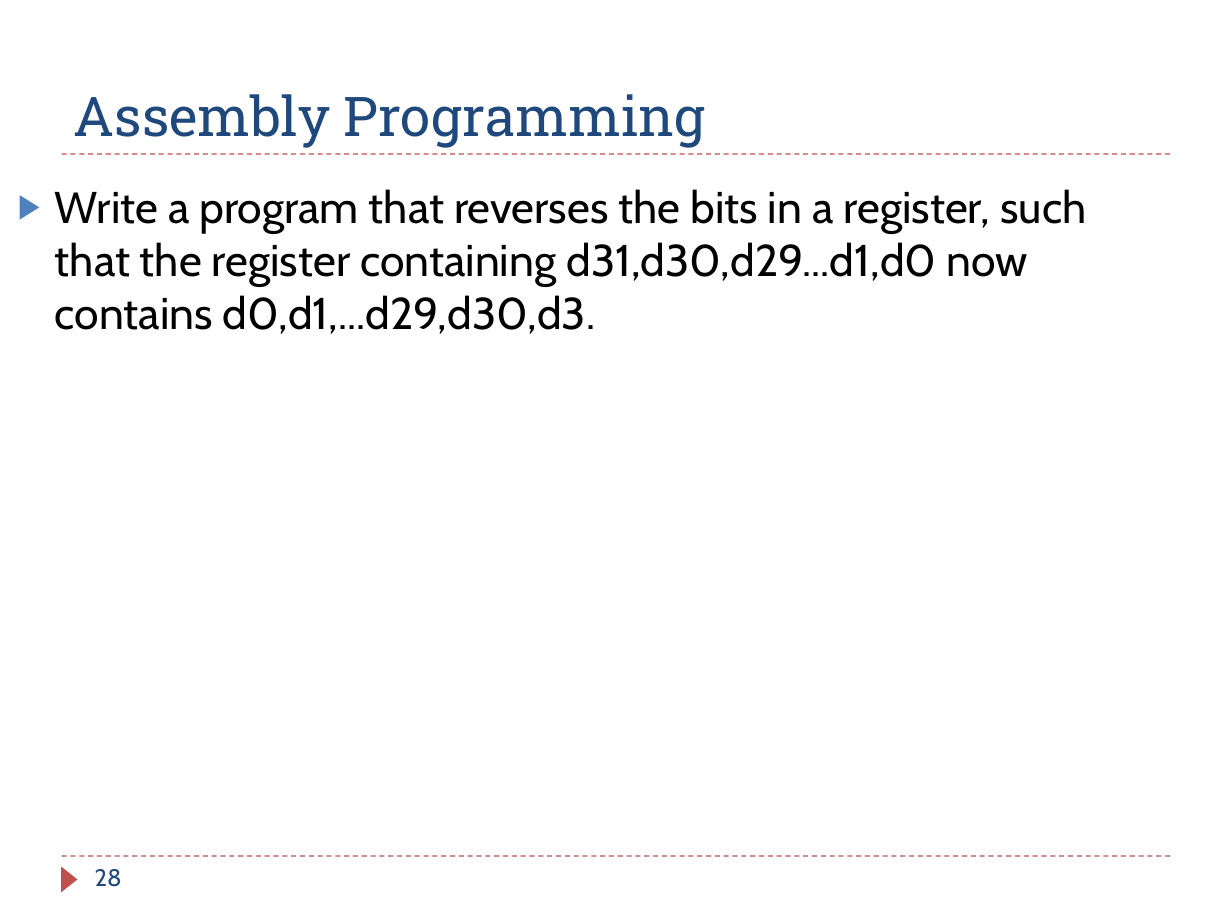
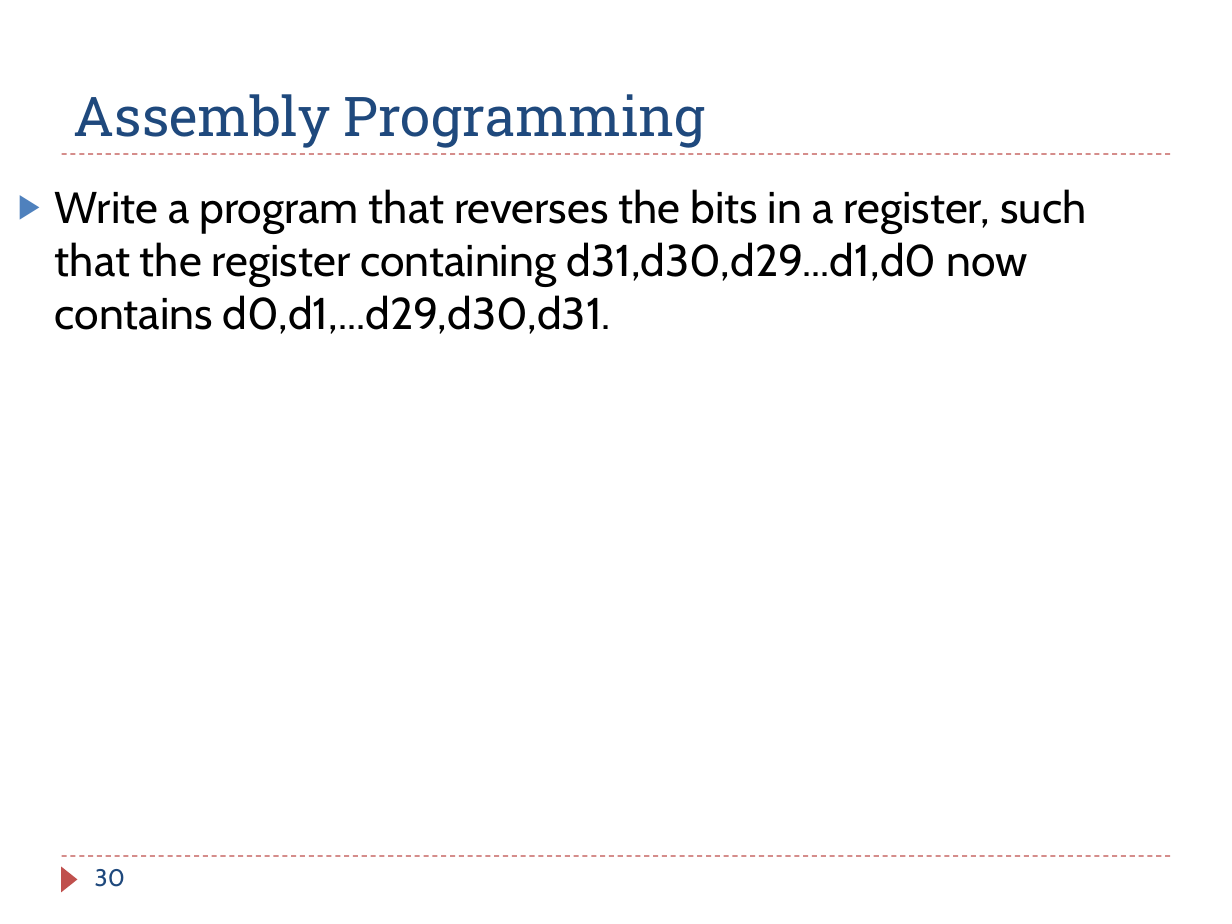
Before and after one commit to guhofstra/CSC111Fa25, a slide deck: slide 30 of PPTs/Ch6_ARM_Control_Flow_Exercises_ANS.pptx (slide 28 before the commit). Drawn at 1232x924 pixels with LibreOffice and Linux fonts; fonts in the diff are those of the drawing. Boxes give left, top, right and bottom in pixels: in the first picture for what was removed or moved away, otherwise in the second. Text is boxed around its words. In the diff, an @@ line names an element or a change of style, - is before the commit and + after.

```diff
--- a/PPTs/Ch6_ARM_Control_Flow_Exercises_ANS.pptx
+++ b/PPTs/Ch6_ARM_Control_Flow_Exercises_ANS.pptx
@@ text at (55,189,1086,334): text changed @@
-▶ Write a program that reverses the bits in a register, such that the register containing d31,d30,d29...d1,d0 now contains d0,d1,...d29,d30,d3.
+▶ Write a program that reverses the bits in a register, such that the register containing d31,d30,d29...d1,d0 now contains d0,d1,...d29,d30,d31.
@@ page number at (95,869,125,887): text changed @@
-28
+30
```
Also in this commit, not shown: 9 other slides changed, 4 slides added, 2 slides removed, 1 other file.
